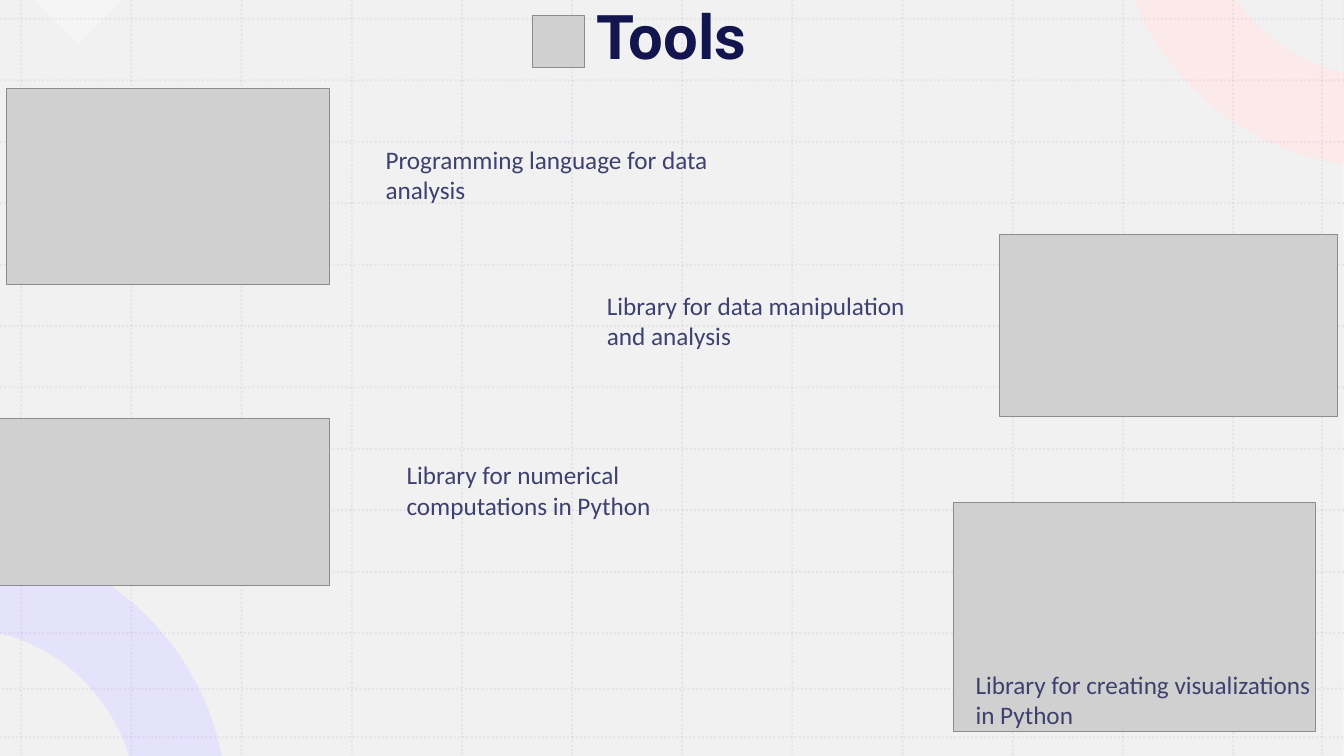
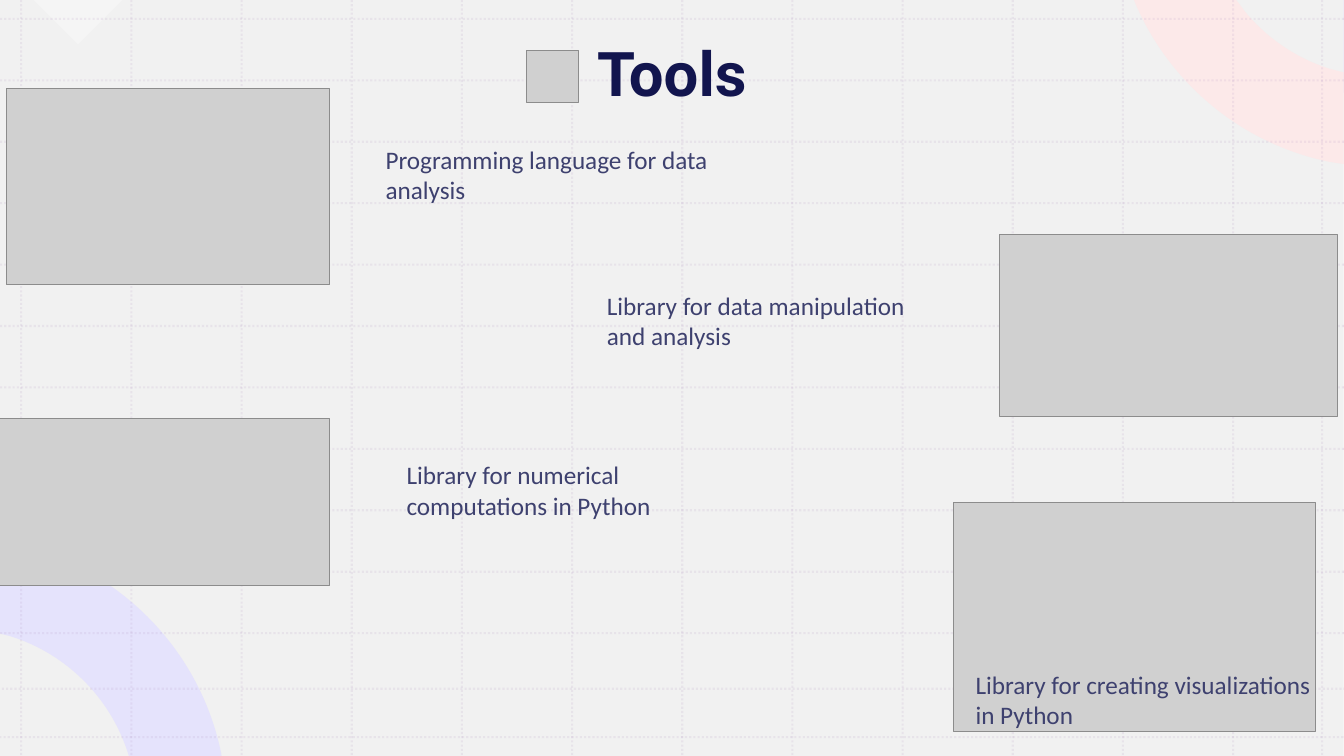
Before and after one commit to Lor3nz0-3099/Progetto_FIA_Spaceship_Project, a slide deck: slide 3 of docs/Spaceship Titanic Presentation.pptx. Drawn at 1344x756 pixels with LibreOffice and Linux fonts; fonts in the diff are those of the drawing; grey boxes stand for pictures. Boxes give left, top, right and bottom in pixels: in the first picture for what was removed or moved away, otherwise in the second. Text is boxed around its words. In the diff, an @@ line names an element or a change of style, - is before the commit and + after.

```diff
--- a/docs/Spaceship Titanic Presentation.pptx
+++ b/docs/Spaceship Titanic Presentation.pptx
@@ text "Tools": place and size @@
-text "Tools" at box(597, 12, 746, 60)
+text "Tools" at box(597, 49, 746, 97)
@@ picture: place and size @@
-picture at box(532, 15, 585, 68)
+picture at box(527, 50, 580, 103)
```
Also in this commit, not shown: 1 other slide changed.
